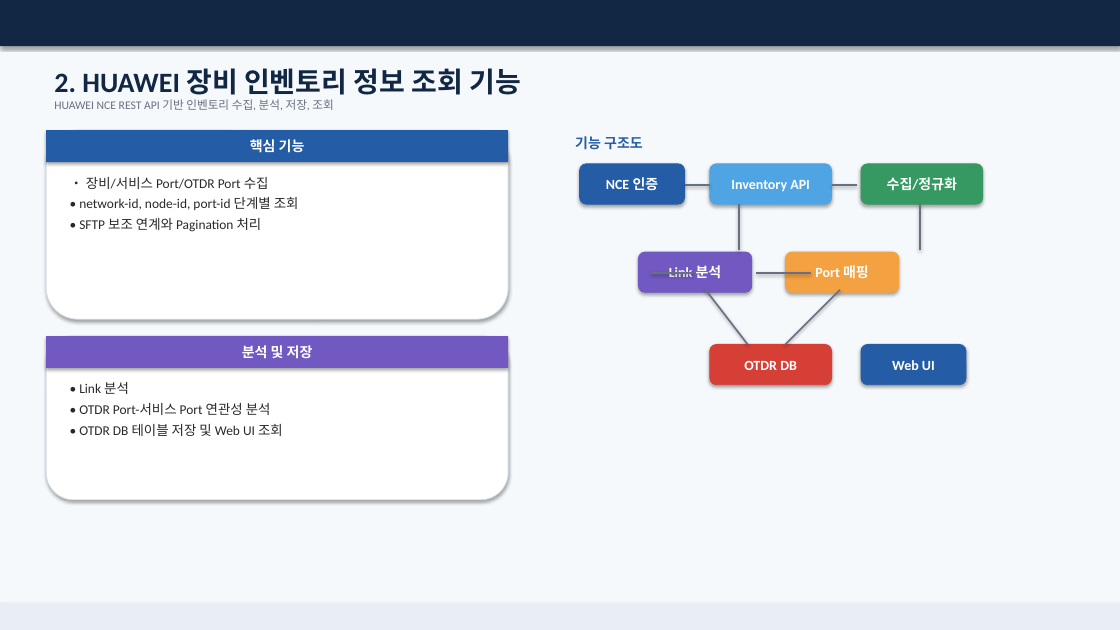
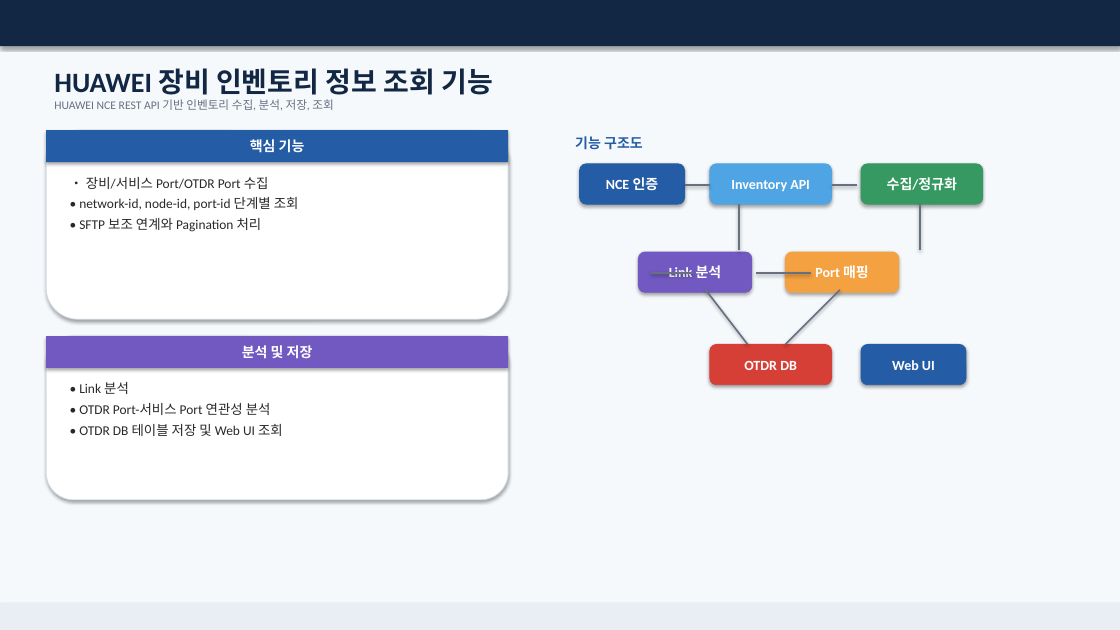
Before and after one commit to gmncreat/project-plan, a slide deck: slide 2 of output/SKT_OTDR_선로품질관리시스템_고도화_개발계획서_최종.pptx. Drawn at 1120x630 pixels with LibreOffice and Linux fonts; fonts in the diff are those of the drawing. Boxes give left, top, right and bottom in pixels: in the first picture for what was removed or moved away, otherwise in the second. Text is boxed around its words. In the diff, an @@ line names an element or a change of style, - is before the commit and + after.

```diff
--- a/output/SKT_OTDR_선로품질관리시스템_고도화_개발계획서_최종.pptx
+++ b/output/SKT_OTDR_선로품질관리시스템_고도화_개발계획서_최종.pptx
@@ text at box(54, 68, 493, 100): text changed @@
-2. HUAWEI 장비 인벤토리 정보 조회 기능
+HUAWEI 장비 인벤토리 정보 조회 기능
```
Also in this commit, not shown: 10 other slides changed, 1 other file.
